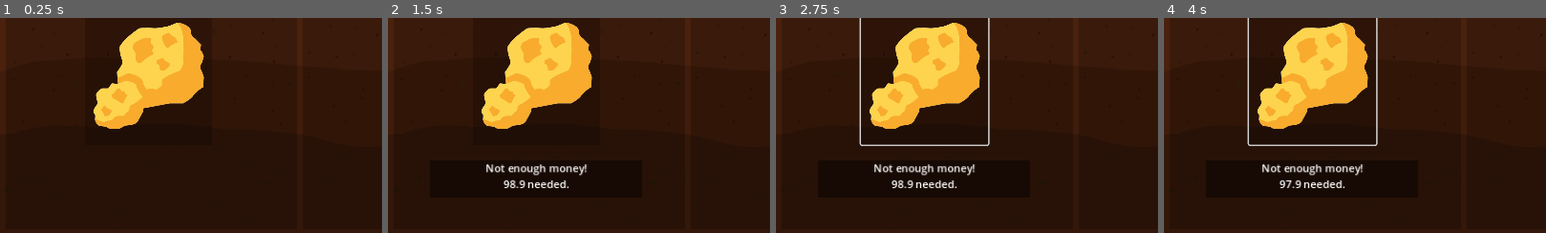
Above: before the commit, frames 1-4 (left to right).
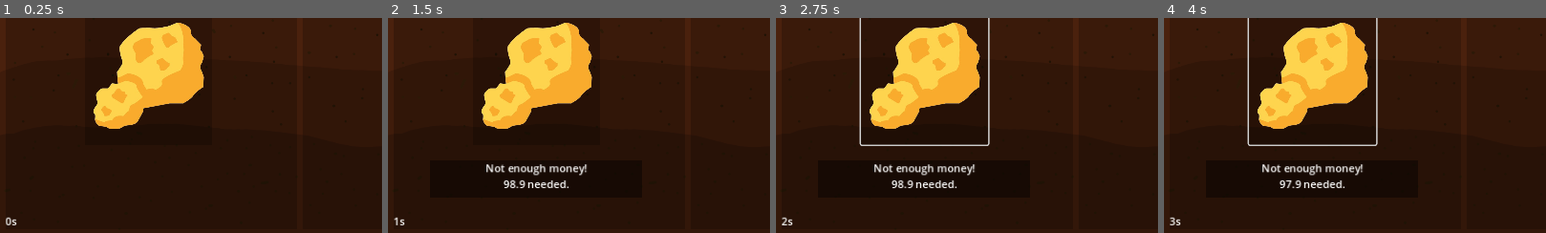
Above: after the commit, the same moments.

Repository: ondrejhonus/miner_tycoon
Game: Godot game, scene res://Scenes/first.tscn
Same seed, same stepped clock (60 frames per second), same inputs: the game is played once before the commit and once after it.
Inputs (mouse positions are % of the whole screen's width and height, from its top left):
- Up to frame 1 (0.25 s): no input
- Up to frame 2 (1.5 s): click (19, 64) at 0.5 s; click "2x click power 100.0 coins" at 1.25 s
- Up to frame 3 (2.75 s): click (19, 64) at 2 s
- Up to frame 4 (4 s): click "2x click power 100.0 coins" at 2.75 s; click (19, 64) at 3.5 s
The pictures show only the part of the screen within x 0-50%, y 50-100%; the shares and areas given below are measured in that part.

The runs differ from the first frame. In frame 1, less than 0.1% of the frame differs, in the area x 1-5%, y 92-97%; in frame 2, less than 0.1%; in frame 3, less than 0.1%; in frame 4, less than 0.1%.

Commit message:
06.2 - timer

Diff:
--- a/Scenes/first.gd
+++ b/Scenes/first.gd
@@ -4,6 +4,8 @@
 var cps = Big.new(0)
 var click_power = Big.new(1,0)
 var cursor_price = Big.new(1,2)
+
+var playtime_seconds = 0
 
 var hand_price = Big.new(15)
 var hand_power = Big.new(0.1)
@@ -58,12 +60,25 @@
 %s cps[/center]" % [coins.toMetricSymbol(), cps.toMetricSymbol()]
 	pass
 
+func timer(total_seconds: float) -> String:
+	var seconds:float = fmod(total_seconds , 60.0)
+	var minutes:int   =  int(total_seconds / 60.0) % 60
+	var hours:  int   =  int(total_seconds / 3600.0)
+	var timer:String = "%0ds" % [seconds]
+	if playtime_seconds > 60:
+		timer = "%0dm %0ds" % [minutes, seconds]
+	elif playtime_seconds > 3600:
+		timer = "%0dh %0dm %0ds" % [hours, minutes, seconds]
+	return timer
+
 func _process(delta):
 # Coin system
 	coins.plusEquals(cps.times(delta))
 	$Canvas/ClickingRect/RichTextLabel.text = "[center]%s coins
 %s cps[/center]" % [coins.toMetricSymbol(), cps.toMetricSymbol()]
-
+# Playtime
+	playtime_seconds += delta
+	$Canvas/time.text = timer(playtime_seconds)
 # Cursor upgrade
 	$Canvas/ScrollContainer/Control/cursor.text = "2x click power
 %s coins" % [cursor_price.toMetricSymbol()]
--- a/Scenes/first.tscn
+++ b/Scenes/first.tscn
@@ -348,6 +348,17 @@
 offset_right = 320.0
 offset_bottom = 56.0
 color = Color(0, 0, 0, 0.407843)
+
+[node name="time" type="RichTextLabel" parent="Canvas"]
+offset_left = 8.0
+offset_top = 616.0
+offset_right = 504.0
+offset_bottom = 640.0
+bbcode_enabled = true
+text = "XX:XX"
+
+[node name="Timer" type="Timer" parent="Canvas"]
+autostart = true
 
 [connection signal="pressed" from="Canvas/ClickingRect/Button3" to="." method="_on_button_3_pressed"]
 [connection signal="pressed" from="Canvas/ScrollContainer/Control/cursor" to="." method="_on_cursor_pressed"]
--- a/number_system.gd
+++ /dev/null
@@ -1,112 +0,0 @@
-extends Node2D
-
-var multiplier: String = "1":
-	set(value):
-		multiplier = value
-		%Speed.text = value + "x"
-
-var total: Array = []:
-	set(value):
-		total = value
-		%FullNum.text = display_number()
-		%ShortNum.text = str(total[total.size() -1]) + NOTATION[total.size() -1]
-
-const NOTATION : Array = ['','K','M','B','T','Qa','Qi','Sx','Sp','Oc']
-
-func _ready():
-	total = arrayNum("0")
-
-func arrayNum(num : String):
-	var arr = []
-
-	while num != "":
-
-		if num.length() < 3:
-			arr.append(int(num))
-			num = ""
-			break
-
-		arr.append( int(num.substr(num.length()-3,3)) )
-		num = num.substr(0,num.length()-3)
-
-	return arr
-
-func display_number():
-	var temp = total.duplicate()
-	var numString  = ""
-
-	while temp:
-		var num = temp.pop_back()
-		numString += str(num).pad_zeros(3)
-
-	for i in range(numString.length()):
-		if numString[i] != '0':
-			numString = numString.substr(i,-1)
-			break
-
-	return numString
-
-func add(num : Array):
-	var result = []
-	var carry = 0
-
-	while num.size() > 0 or total.size() > 0:
-		var sum = 0
-
-		if num.size() > 0:
-			sum += num.pop_front()
-
-		if total.size() > 0:
-			sum += total.pop_front()
-
-		sum += carry
-		carry = 0
-
-		result.append(arrayNum(str(sum))[0])
-
-		if arrayNum(str(sum)).size() > 1:
-			carry = arrayNum(str(sum))[1]
-
-	if carry != 0:
-		result.append(carry)
-
-	total = result
-	print(result)
-
-func subtract(num):
-	var result = []
-	var borrow = 0
-
-	while num.size() > 0 or total.size() > 0:
-		var diff= 0
-
-		if total.size() > 0:
-			diff += total.pop_front()
-
-		if num.size() > 0:
-			diff -= num.pop_front()
-
-		diff -= borrow
-
-		if diff < 0:
-			diff += 1000
-			borrow = 1
-		else:
-			borrow = 0
-
-		result.append(arrayNum(str(diff))[0])
-
-	total = result
-	print(result)
-
-
-func _on_timer_timeout():
-	add(arrayNum(multiplier))
-
-
-func _on_upgrade_level(lvl):
-	multiplier = lvl
-
-
-func _on_click_pressed():
-	add(arrayNum("1"))
